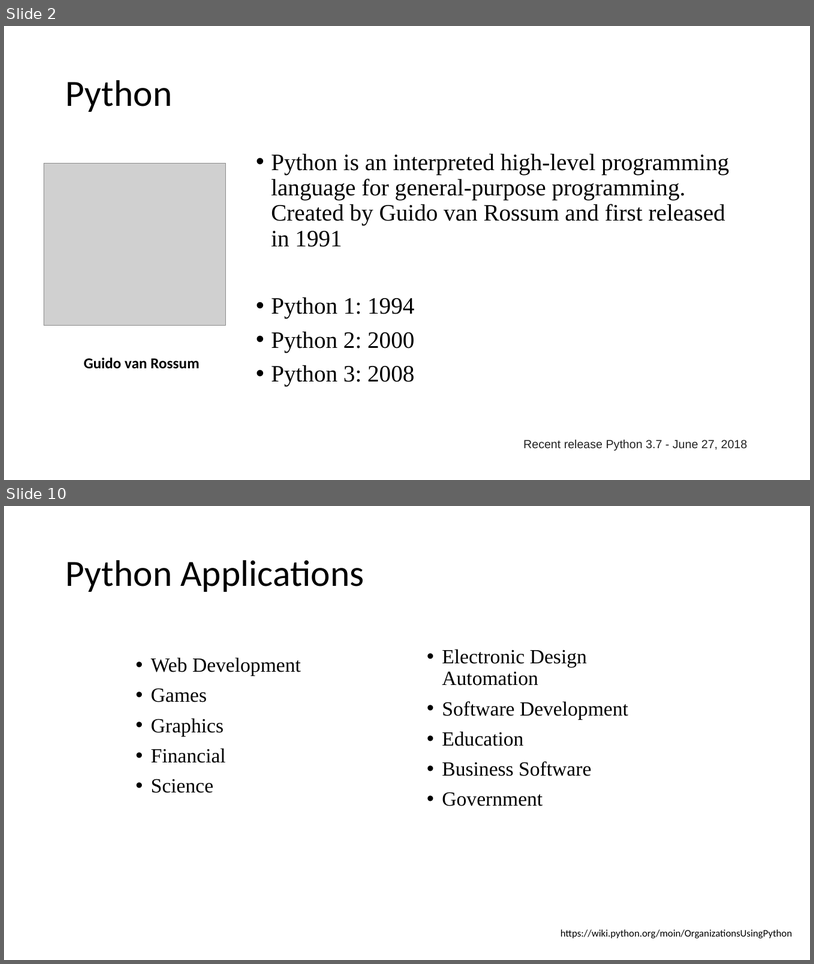
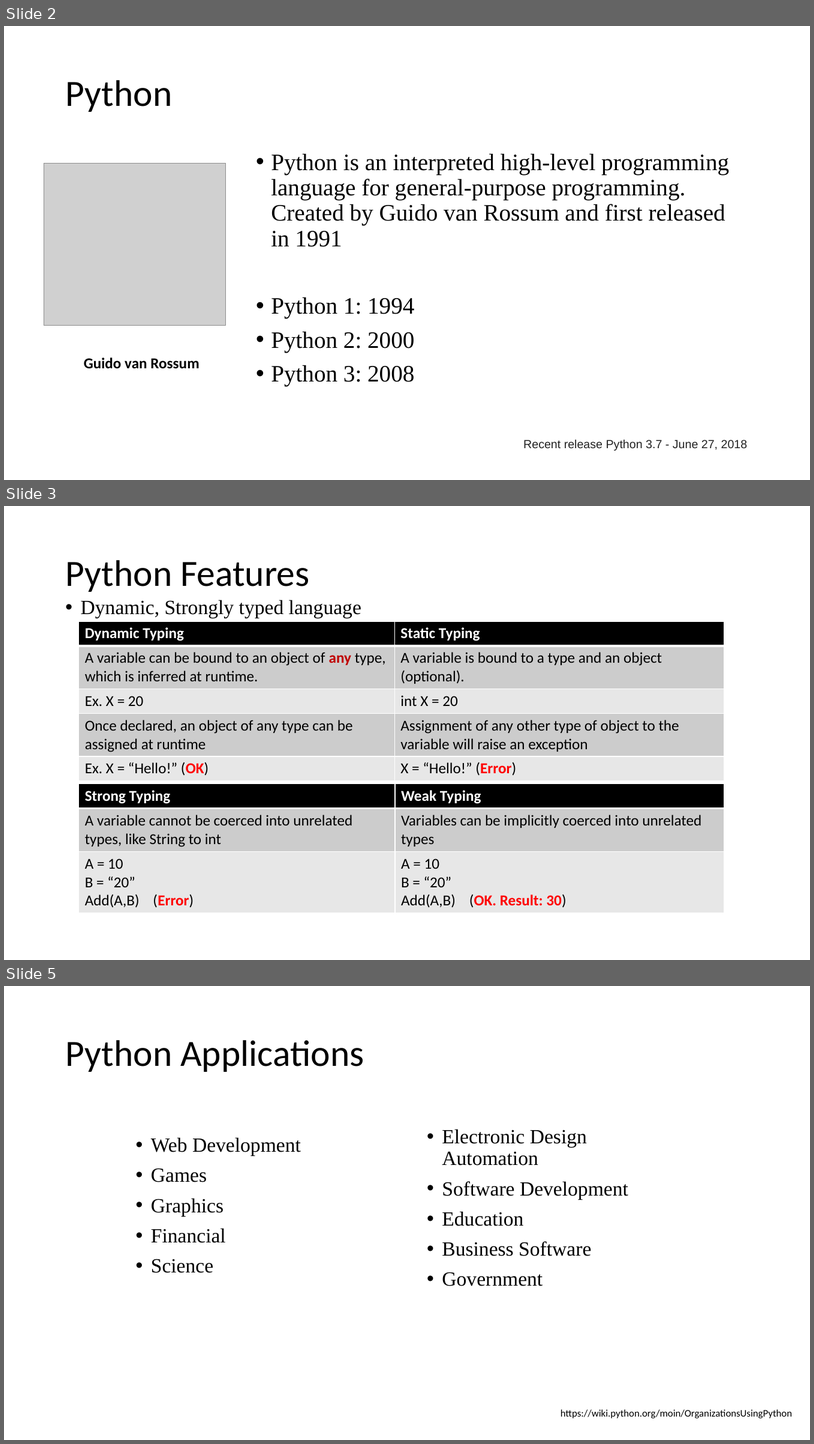
Before and after one commit to EmoryPython/Lab, a slide deck: lecture/Python Programing.pptx. Shown one above the other, each under a label of ours: slides 2 and 10 before the commit, slides 2, 3 and 5 after it; the slides between them are not shown. The pictures are 814x964 and 814x1444 pixels, drawn with LibreOffice and Linux fonts; fonts in the diff are those of the drawing; grey boxes stand for pictures. Boxes give left, top, right and bottom in pixels: in the first picture for what was removed or moved away, otherwise in the second. Text is boxed around its words. In the diff, an @@ line names an element or a change of style, - is before the commit and + after.

Commit message:
Updated with following content
regulerexpression
global interpriter lock
date and time
pip
python protocals
with i/o
error stacktrace

```diff
--- a/lecture/Python Programing.pptx
+++ b/lecture/Python Programing.pptx
@@ slide 3 added at (4, 506, 810, 960), background #FFFFFF @@
@@ title added at (65, 560, 309, 592), 44 pt, text #000000 @@
+Python Features
@@ text added at (81, 600, 362, 618), 24 pt, text #000000 @@
+• Dynamic, Strongly typed language
@@ table added at (79, 621, 725, 778), 5 rows, 2 columns @@
+Dynamic Typing | Static Typing
+A variable can be bound to an object of any type, which is inferred at runtime. | A variable is bound to a type and an object (optional).
+Ex. X = 20 | int X = 20
+Once declared, an object of any type can be assigned at runtime | Assignment of any other type of object to the variable will raise an exception
+Ex. X = “Hello!” (OK) | X = “Hello!” (Error)
@@ table added at (79, 784, 725, 911), 3 rows, 2 columns @@
+Strong Typing | Weak Typing
+A variable cannot be coerced into unrelated types, like String to int | Variables can be implicitly coerced into unrelated types
+A = 10 / B = “20” / Add(A,B) (Error) | A = 10 / B = “20” / Add(A,B) (OK. Result: 30)
@@ what was slide 10 is now slide 5 @@
```
Also in this commit, not shown: 5 slides changed, 7 other slides added.
